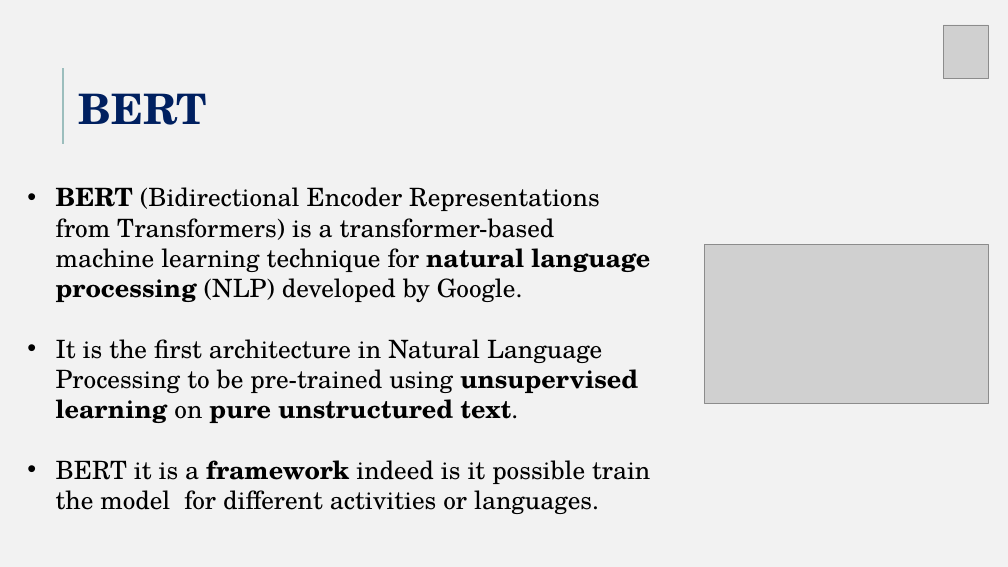
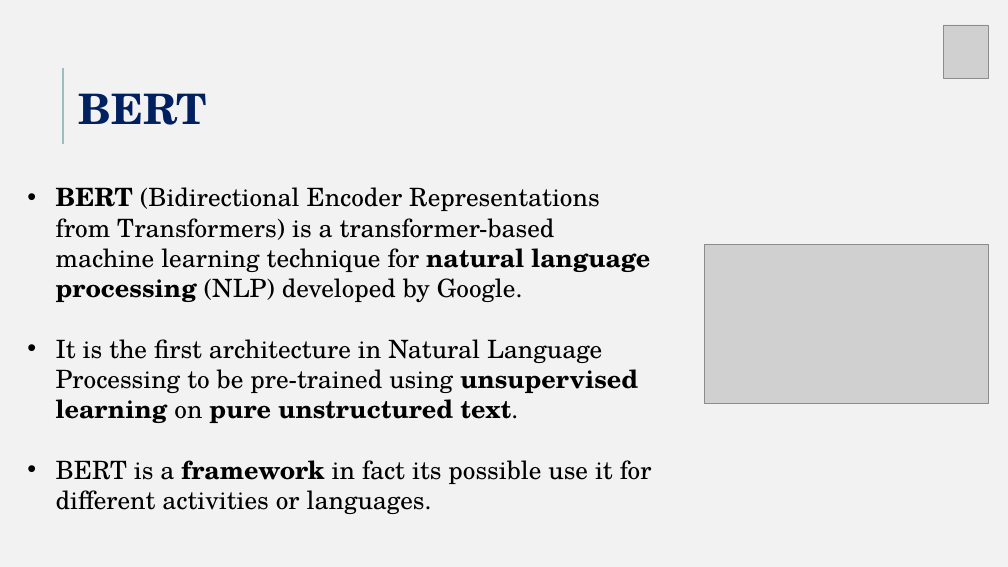
Before and after one commit to Matteoa99/ProgettoDA, a slide deck: slide 3 of DA_project.pptx. Drawn at 1008x567 pixels with LibreOffice and Linux fonts; fonts in the diff are those of the drawing; grey boxes stand for pictures. Boxes give left, top, right and bottom in pixels: in the first picture for what was removed or moved away, otherwise in the second. Text is boxed around its words. In the diff, an @@ line names an element or a change of style, - is before the commit and + after.

```diff
--- a/DA_project.pptx
+++ b/DA_project.pptx
@@ text at box(56, 460, 652, 514): text changed @@
-• BERT it is a framework indeed is it possible train the model for different activities or languages.
+• BERT is a framework in fact its possible use it for different activities or languages.
```
Also in this commit, not shown: 8 other slides changed, 2 other files.
